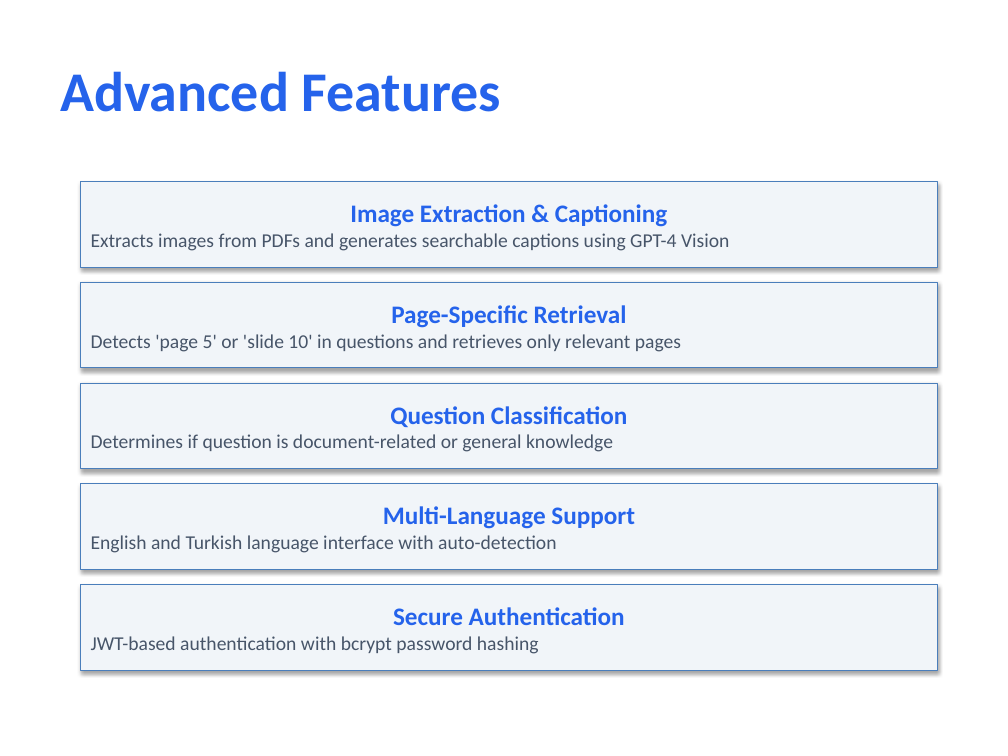
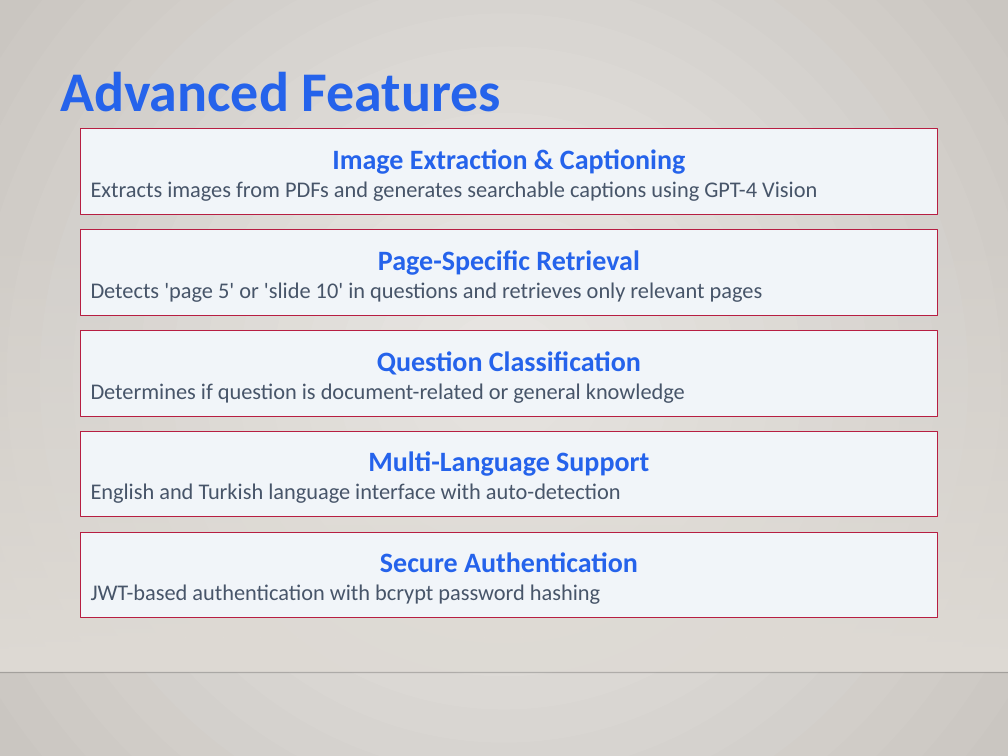
Before and after one commit to juliuskanyama18/ChatBotwithPDF, a slide deck: slide 10 of ChatBot_with_PDF_Presentation.pptx (slide 12 before the commit). Drawn at 1008x756 pixels with LibreOffice and Linux fonts; fonts in the diff are those of the drawing; background and template pictures are left out. Boxes give left, top, right and bottom in pixels: in the first picture for what was removed or moved away, otherwise in the second. Text is boxed around its words. In the diff, an @@ line names an element or a change of style, - is before the commit and + after.

Commit message:
Multistrategy chunking for different documents format

```diff
--- a/ChatBot_with_PDF_Presentation.pptx
+++ b/ChatBot_with_PDF_Presentation.pptx
@@ background #FFFFFF to gradient #ECEAE7 to #CAC7C1 @@
@@ rectangle "Image Extraction & Captioning" at (x1=81, y1=129, x2=937, y2=215): size 18 to 20 pt in "Image Extraction & Captioning"; size 14 to 16 pt in "Extracts images from PDFs and generates searchable ..."; outline #4B7EBC 0.75 pt to #B71E42 0.75 pt; shadow off @@
@@ rectangle added at (x1=0, y1=222, x2=1008, y2=671), fill gradient #DFDBD5 @@
@@ rectangle "Page-Specific Retrieval" at (x1=81, y1=230, x2=937, y2=316): size 18 to 20 pt in "Page-Specific Retrieval"; size 14 to 16 pt in "Detects 'page 5' or 'slide 10' in ..."; outline #4B7EBC 0.75 pt to #B71E42 0.75 pt; shadow off @@
@@ 3 rectangles moved together from (x1=81, y1=181, x2=937, y2=469) to (x1=81, y1=129, x2=937, y2=416) @@
@@ rectangle "Question Classification" at (x1=81, y1=331, x2=937, y2=416): size 18 to 20 pt in "Question Classification"; size 14 to 16 pt in "Determines if question is document-related or general ..."; outline #4B7EBC 0.75 pt to #B71E42 0.75 pt; shadow off @@
@@ rectangle "Multi-Language Support" moved from (x1=81, y1=484, x2=937, y2=570) to (x1=81, y1=431, x2=937, y2=517) @@
@@ rectangle "Multi-Language Support" at (x1=81, y1=431, x2=937, y2=517): size 18 to 20 pt in "Multi-Language Support"; size 14 to 16 pt in "English and Turkish language interface with auto-detection"; outline #4B7EBC 0.75 pt to #B71E42 0.75 pt; shadow off @@
@@ rectangle "Secure Authentication" moved from (x1=81, y1=585, x2=937, y2=670) to (x1=81, y1=532, x2=937, y2=618) @@
@@ rectangle "Secure Authentication" at (x1=81, y1=532, x2=937, y2=618): size 18 to 20 pt in "Secure Authentication"; size 14 to 16 pt in "JWT-based authentication with bcrypt password hashing"; outline #4B7EBC 0.75 pt to #B71E42 0.75 pt; shadow off @@
@@ line added from (0, 672) to (1008, 672), #000001 1 pt @@
```
Also in this commit, not shown: 11 other slides changed, 2 slides removed, 22 other files.
